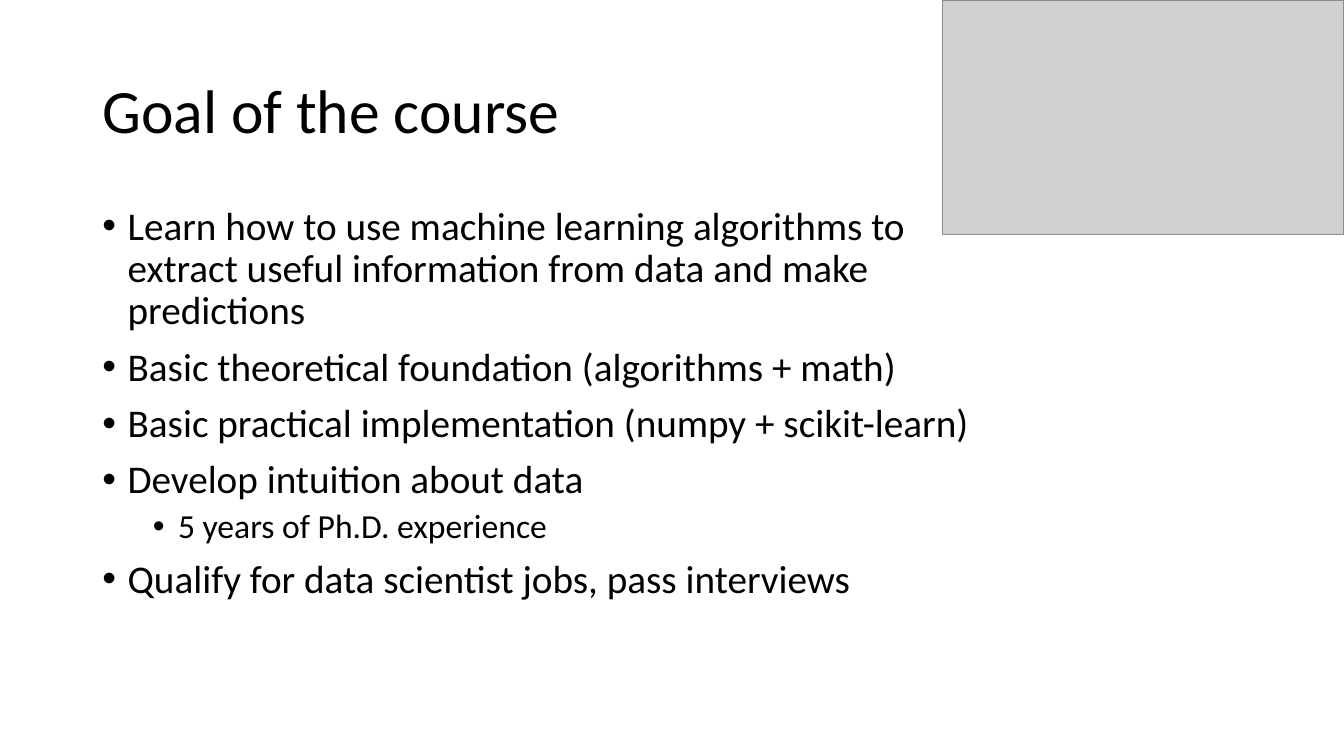
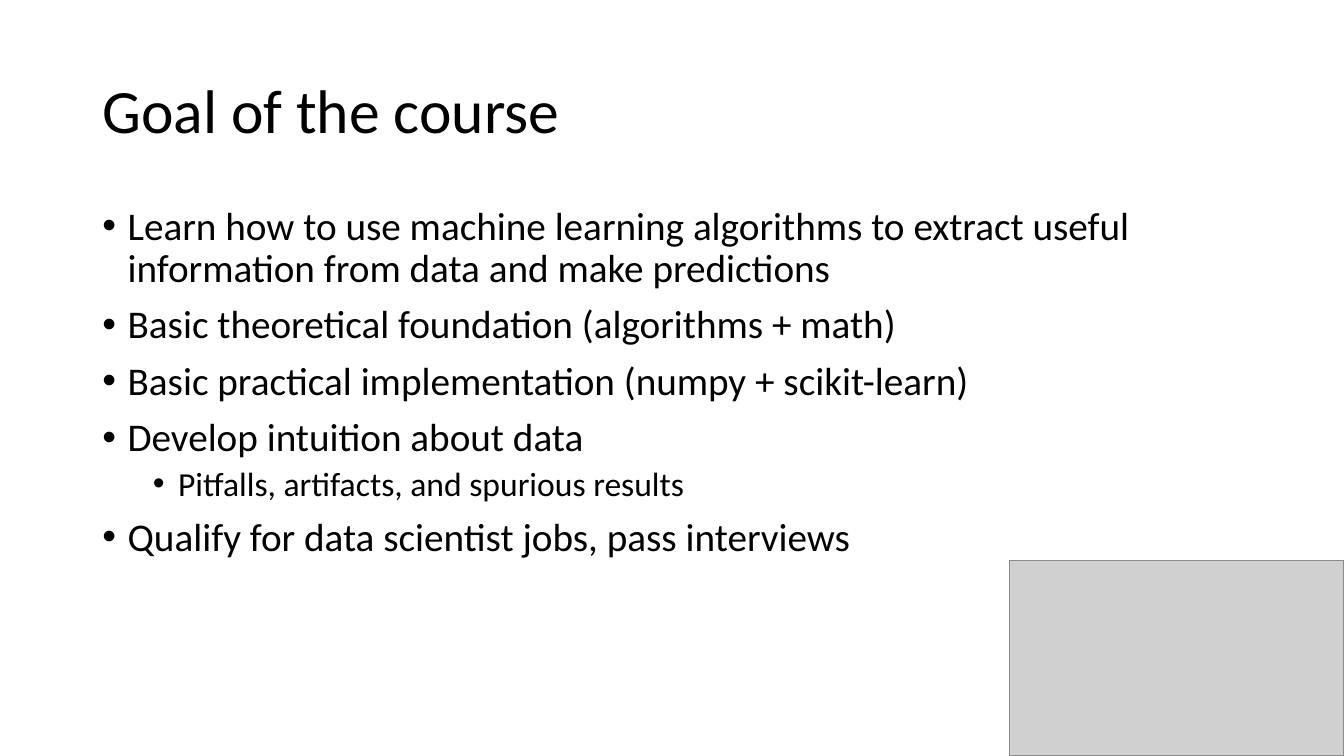
Before and after one commit to russellu/cs405, a slide deck: slide 3 of Lecture_01.pptx. Drawn at 1344x756 pixels with LibreOffice and Linux fonts; fonts in the diff are those of the drawing; grey boxes stand for pictures. Boxes give left, top, right and bottom in pixels: in the first picture for what was removed or moved away, otherwise in the second. Text is boxed around its words. In the diff, an @@ line names an element or a change of style, - is before the commit and + after.

```diff
--- a/Lecture_01.pptx
+++ b/Lecture_01.pptx
@@ text at <box>178,472,684,502</box>: text changed @@
-  • 5 years of Ph.D. experience
+  • Pitfalls, artifacts, and spurious results
@@ picture: place and size @@
-picture at <box>943,0,1344,235</box>
+picture at <box>1009,561,1344,756</box>
```
Also in this commit, not shown: 8 other slides changed, 7 slides added, 3 slides removed, 1 other file.
